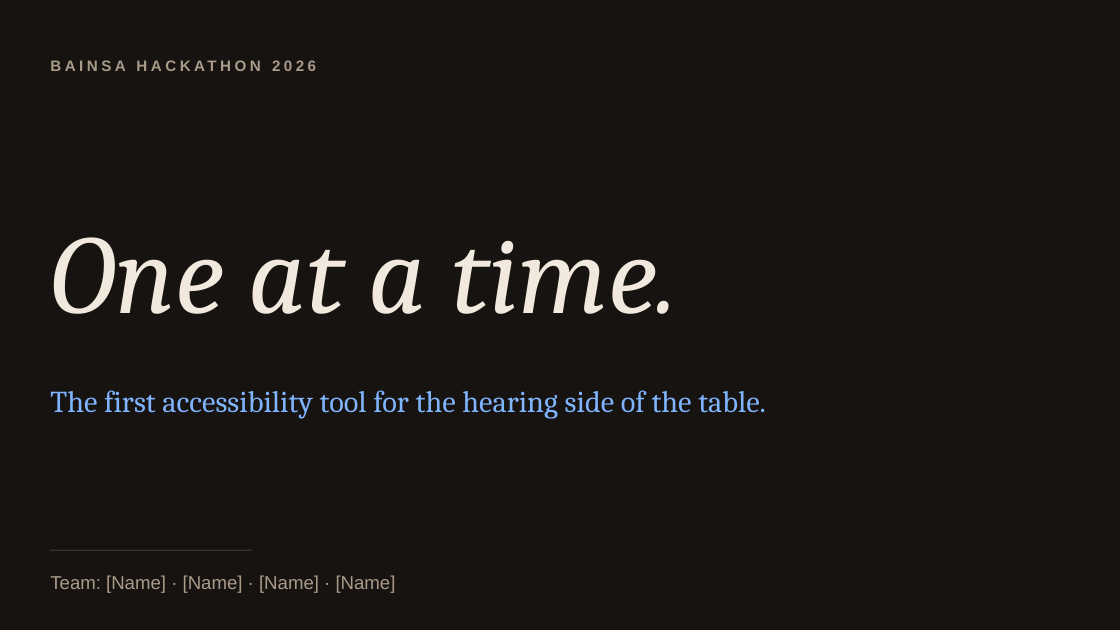
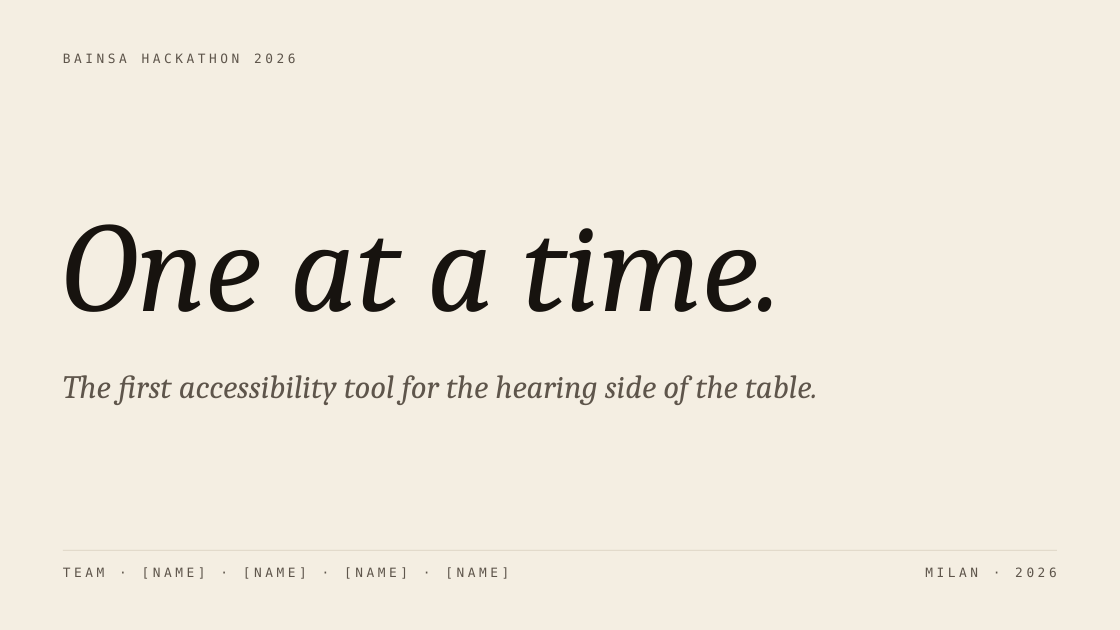
Before and after one commit to laqostine/one-at-a-time, a slide deck: slide 1 of pitch/I-Missed-That-BAINSA.pptx. Drawn at 1120x630 pixels with LibreOffice and Linux fonts; fonts in the diff are those of the drawing. Boxes give left, top, right and bottom in pixels: in the first picture for what was removed or moved away, otherwise in the second. Text is boxed around its words. In the diff, an @@ line names an element or a change of style, - is before the commit and + after.

Commit message:
Pitch v5: cream design, phone frames, tone/map/mood beats (7 slides)

```diff
--- a/pitch/I-Missed-That-BAINSA.pptx
+++ b/pitch/I-Missed-That-BAINSA.pptx
@@ background #171310 to #F4EEE2 @@
@@ text "BAINSA HACKATHON 2026": place and size @@
-text "BAINSA HACKATHON 2026" at box(50, 50, 849, 80)
+text "BAINSA HACKATHON 2026" at box(63, 53, 295, 63)
@@ text "BAINSA HACKATHON 2026" at box(63, 53, 295, 63): size 13 to 11 pt, font Arial to DejaVu Sans Mono, text colour #A89B8A to #5E554B, bold off; vertical alignment middle to top @@
@@ text "One at a time.": place and size @@
-text "One at a time." at box(50, 237, 677, 314)
+text "One at a time." at box(63, 224, 781, 312)
@@ text "One at a time." at box(63, 224, 781, 312): size 96 to 110 pt, text colour #F1E9DD to #17130F @@
@@ text "The first accessibility tool for ...": place and size @@
-text "The first accessibility tool for ..." at box(50, 390, 766, 419)
+text "The first accessibility tool for ..." at box(63, 375, 817, 405)
@@ text "The first accessibility tool for ..." at box(63, 375, 817, 405): size 26 to 28 pt, text colour #7FB4FF to #5E554B, italic on @@
@@ text at box(63, 567, 509, 579): text changed; size 16 to 11 pt; font Arial to DejaVu Sans Mono; text colour #A89B8A to #5E554B @@
-Team: [Name] · [Name] · [Name] · [Name]
+TEAM · [NAME] · [NAME] · [NAME] · [NAME]
@@ text "TEAM · [NAME] · [NAME] ..." at box(63, 567, 509, 579): vertical alignment middle to top @@
@@ line moved from (50, 550) - (252, 550) to (63, 550) - (1057, 550) @@
@@ line (63, 550) - (1057, 550): stroke #3A3029 1 pt to #D9D0C0 0.75 pt @@
@@ text added at box(925, 567, 1056, 577), 11 pt, text #5E554B @@
+MILAN · 2026
```
Also in this commit, not shown: 5 other slides changed, 1 slide added, 11 other files.
